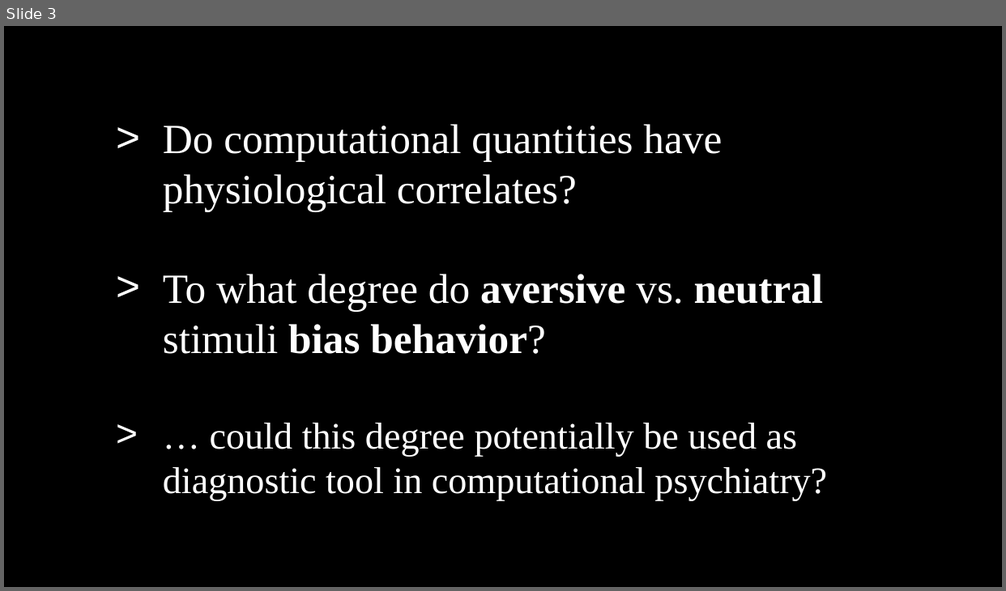
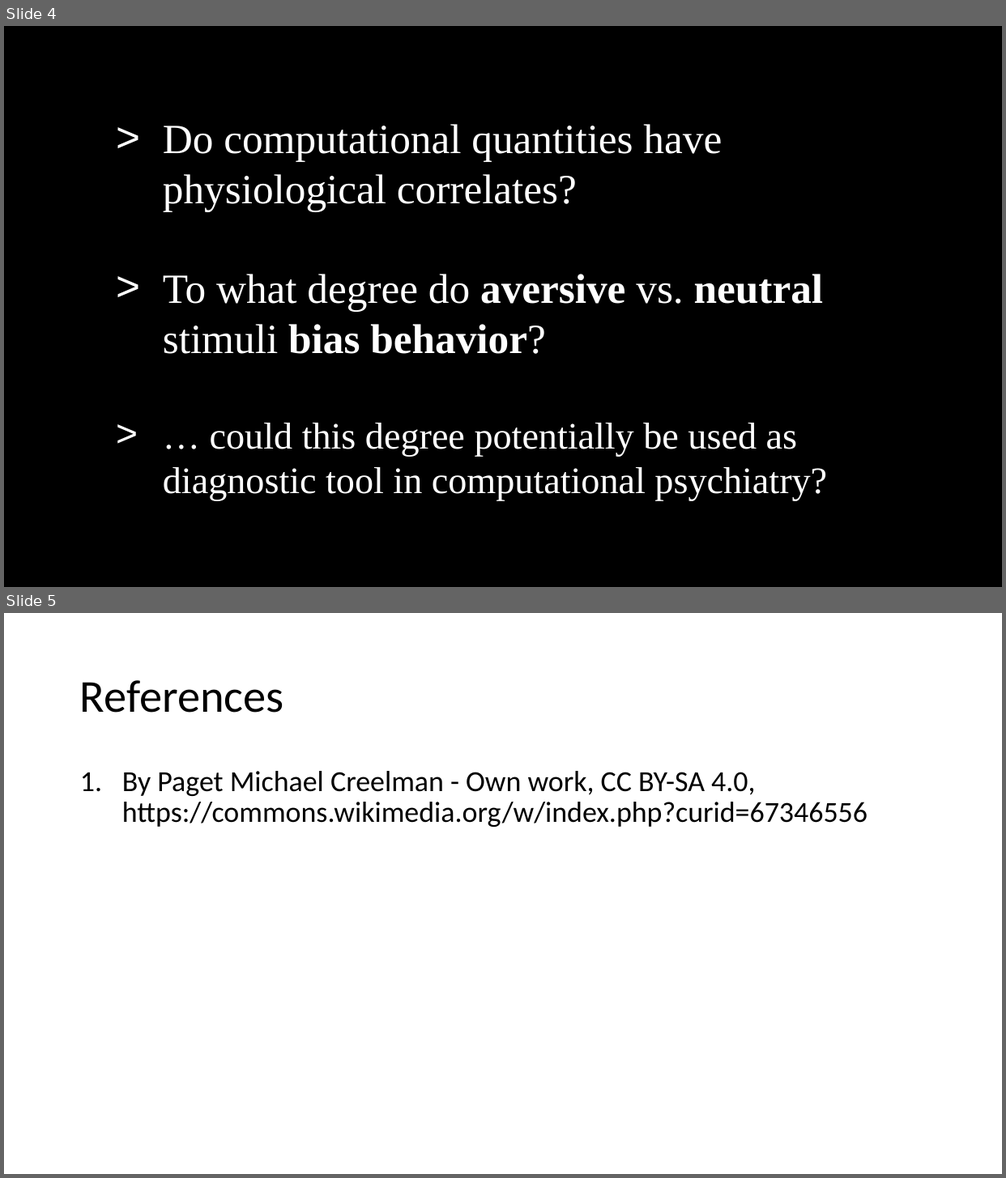
Before and after one commit to dopexxx/Translational-Neuromodeling-final-project, a slide deck: presentation/intro.pptx. Shown one above the other, each under a label of ours: slide 3 before the commit, slides 4 and 5 after it. The pictures are 1006x591 and 1006x1178 pixels, drawn with LibreOffice and Linux fonts; fonts in the diff are those of the drawing. Boxes give left, top, right and bottom in pixels: in the first picture for what was removed or moved away, otherwise in the second. Text is boxed around its words. In the diff, an @@ line names an element or a change of style, - is before the commit and + after.

```diff
--- a/presentation/intro.pptx
+++ b/presentation/intro.pptx
@@ slide 5 added at (x1=4, y1=613, x2=1002, y2=1174), background #FFFFFF @@
@@ title added at (x1=80, y1=680, x2=284, y2=713), 44 pt, text #000000 @@
+References
@@ text added at (x1=122, y1=771, x2=867, y2=827), 28 pt, text #000000 @@
+1. By Paget Michael Creelman - Own work, CC BY-SA 4.0, https://commons.wikimedia.org/w/index.php?curid=67346556
@@ what was slide 3 is now slide 4 @@
```
Also in this commit, not shown: 1 other slide added, 3 other files.
